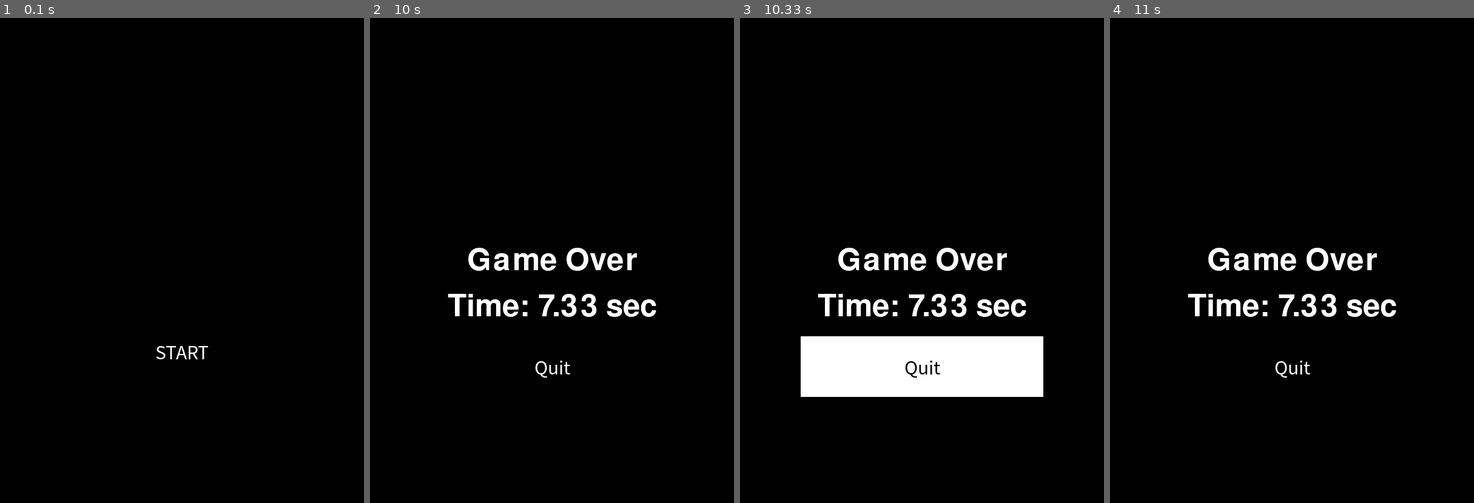
Above: before the commit, frames 1-4 (left to right).
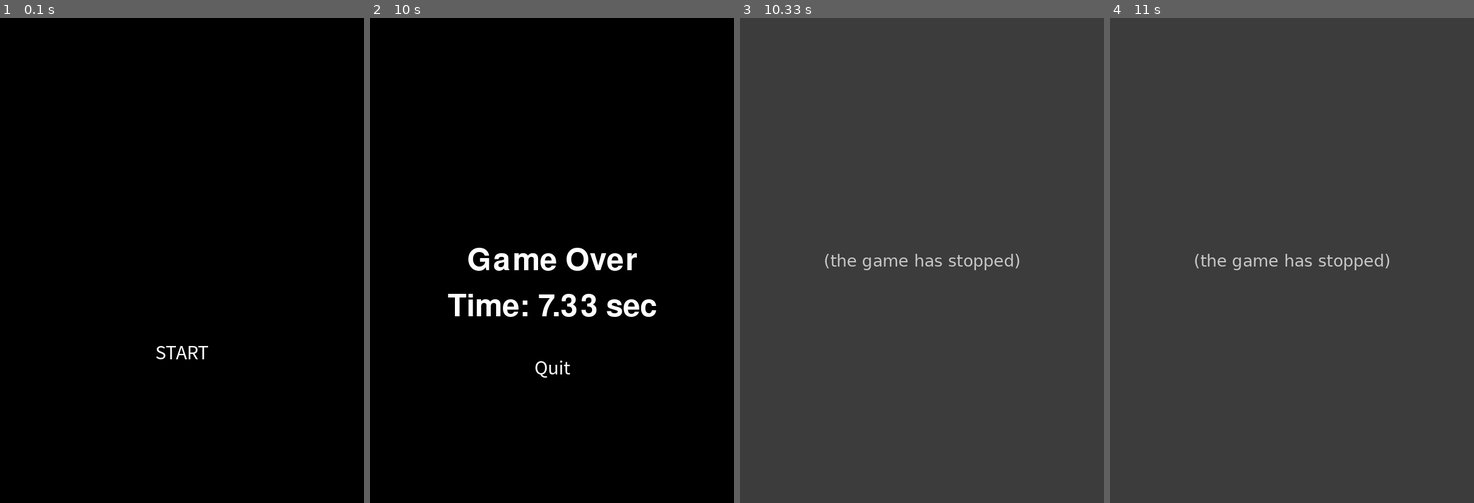
Above: after the commit, the same moments.

Repository: SKHU-OSS-2024-2/pygame-delta-avoiding-bomb
Game: pygame game, started from bomb_game/bomb_game.py
Two runs of this game, one before a commit and one after it. Both use one fixed random seed, a clock stepped at 60 frames per second and the inputs below.
Inputs (mouse positions are in pixels of both pictures, inside the frame that each line leads up to):
- Up to frame 1 (0.1 s): no input
- Up to frame 2 (10 s): click "START" at 0.38 s; hold Left 0.67-1.2 s; move the mouse to (544, 318) at 0.7 s; hold Left 1.23-1.63 s; hold Right 1.67-2.3 s; hold Left 2.33-2.8 s; hold Right 2.83-3.3 s; hold Right 3.33-3.8 s; hold Left 3.83-4.37 s; hold Left 4.4-4.8 s; hold Right 4.83-5.47 s; hold Left 5.5-5.97 s; hold Right 6-6.47 s; hold Right 6.5-6.97 s; hold Left 7-7.53 s
- Up to frame 3 (10.33 s): click (831, 376) at 10.22 s
- Up to frame 4 (11 s): click (1262, 231) at 10.55 s

Frames 1-2 are identical in both runs. In frame 3, 100% of the frame differs, in the area x 0-100%, y 0-100%; in frame 4, 100%.
After the commit the program exited at 10.22 s; later frames show no game.

Commit message:
Feat : 종료 버튼에 기능 추가

Diff:
--- a/bomb_game/bomb_game.py
+++ b/bomb_game/bomb_game.py
@@ -162,6 +162,8 @@
             screen.blit(game_over_text, (size[0] // 2 - game_over_text.get_width() // 2, size[1] // 2 - game_over_text.get_height() // 2))
             screen.blit(game_over_time_text, (size[0] // 2 - game_over_time_text.get_width() // 2, size[1] // 2 + game_over_text.get_height()))
             endBtn=button("Quit", 100,525,400,100,action=True,fcolor=WHITE)
+            if endBtn == True:
+                return pygame.quit()
 
             pygame.display.update()
 
